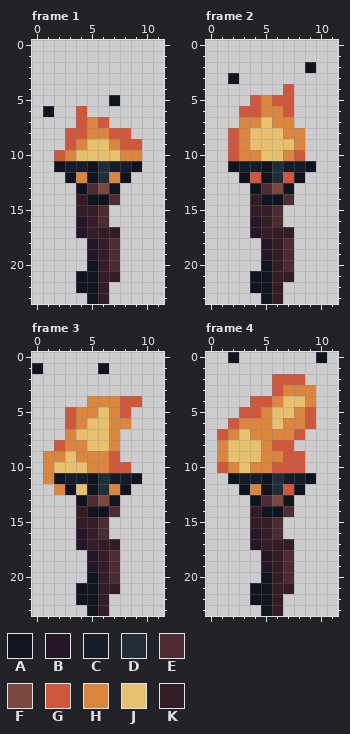
Pixel-art file -- Assets/Sprites/Misc/torch-lamp.ase. The picture above is the old version.
12x24 pixels, 12 frames. Shown: frame 1, frame 2, frame 3, frame 4. The commit also changed other frames, which this record leaves out.
Visible layers, top first: "Torch", "Layer 7", "Layer 5", "Layer 4", "Layer 6", "Layer 3", "Layer 8".
Palette (. is transparent): A #10141f  B #241527  C #151d28  D #202e37  E #4d2b32  F #7a4841  G #cf573c  H #da863e  J #e8c170  K #341c27
Pixels before, frame 1, first column x 1:
 5 ......A..
 6 A..G.....
 7 ...GHG...
 8 ..GGHHGG.
 9 ..GHJJHGG
10 .GHJJJJHH
11 .ACCADCCA
12 ..AHADHA.
13 ...AEFA..
14 ...KAAE..
15 ...KKE...
16 ...BKE...
17 ...BKKK..
18 ....BKE..
19 ....BKE..
20 ....AKE..
21 ...AAKK..
22 ...AAK...
23 ....AK...
Pixels before, frame 2, first column x 2:
 2 .......A
 3 A.......
 4 .....G..
 5 ..GHGG..
 6 .GGHHG..
 7 .HHJHH..
 8 GHJJJHH.
 9 GHJJJJH.
10 GHHJJHG.
11 ACCADCCA
12 .AGADGA.
13 ..AEFA..
14 ..KAAE..
15 ..KKE...
16 ..BKE...
17 ..BKKK..
18 ...BKE..
19 ...BKE..
20 ...AKE..
21 ..AAKK..
22 ..AAK...
23 ...AK...
Pixels before, frame 3, first column x 0:
 1 A.....A...
 2 ..........
 3 ..........
 4 .....HHHGG
 5 ...GHHJHG.
 6 ...GHJJHH.
 7 ...HJJJH..
 8 ..GHHJJH..
 9 .HHJHHHG..
10 .HJJJHHGG.
11 .HACCADCCA
12 ..HAJADHA.
13 ....AEFA..
14 ....KAAE..
15 ....KKE...
16 ....BKE...
17 ....BKKK..
18 .....BKE..
19 .....BKE..
20 .....AKE..
21 ....AAKK..
22 ....AAK...
23 .....AK...
Pixels before, frame 4, first column x 1:
 0 .A.......A
 1 ..........
 2 .....GGG..
 3 .....GHHH.
 4 ...GGHJJH.
 5 ..GGHJJHG.
 6 .GHHHJHHG.
 7 GHJHHHHG..
 8 HJJJHGG...
 9 HJJJHHGG..
10 GHJHHGGG..
11 .ACCADCCA.
12 ..AHADGA..
13 ...AEFA...
14 ...KAAE...
15 ...KKE....
16 ...BKE....
17 ...BKKK...
18 ....BKE...
19 ....BKE...
20 ....AKE...
21 ...AAKK...
22 ...AAK....
23 ....AK....
Now the later version:
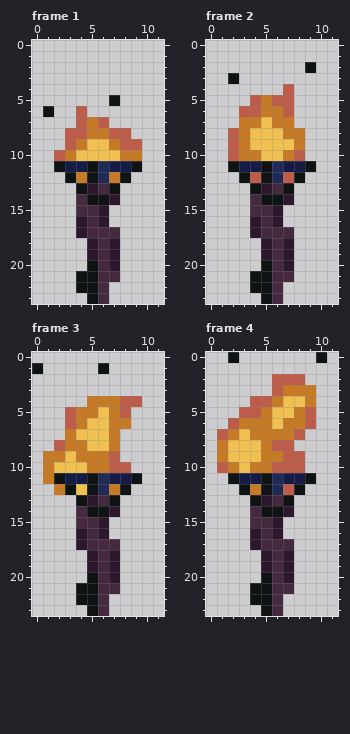
Changes in this commit:
colour A: #10141f -> #0f1314
colour C: #151d28 -> #151b47
colour D: #202e37 -> #1f2a56
colour E: #4d2b32 -> #2d172c
colour G: #cf573c -> #bd5d49
colour H: #da863e -> #c77a25
colour J: #e8c170 -> #f0c151
colour K: #341c27 -> #45293f
Frame 1, layer "Torch":
y 13: x 6 F -> K
y 16..17: x 4 B -> E
y 18..19: x 5 B -> E
Frame 2, layer "Torch": the same change as frame 1
Frame 3, layer "Torch": the same change as frame 1
Frame 4, layer "Torch": the same change as frame 1
Changed places in both pictures, as pixel boxes (x1, y1, x2, y2):
changed: (43, 95, 142, 304)
changed: (228, 62, 316, 304)
changed: (32, 363, 142, 616)
changed: (217, 352, 327, 616)
